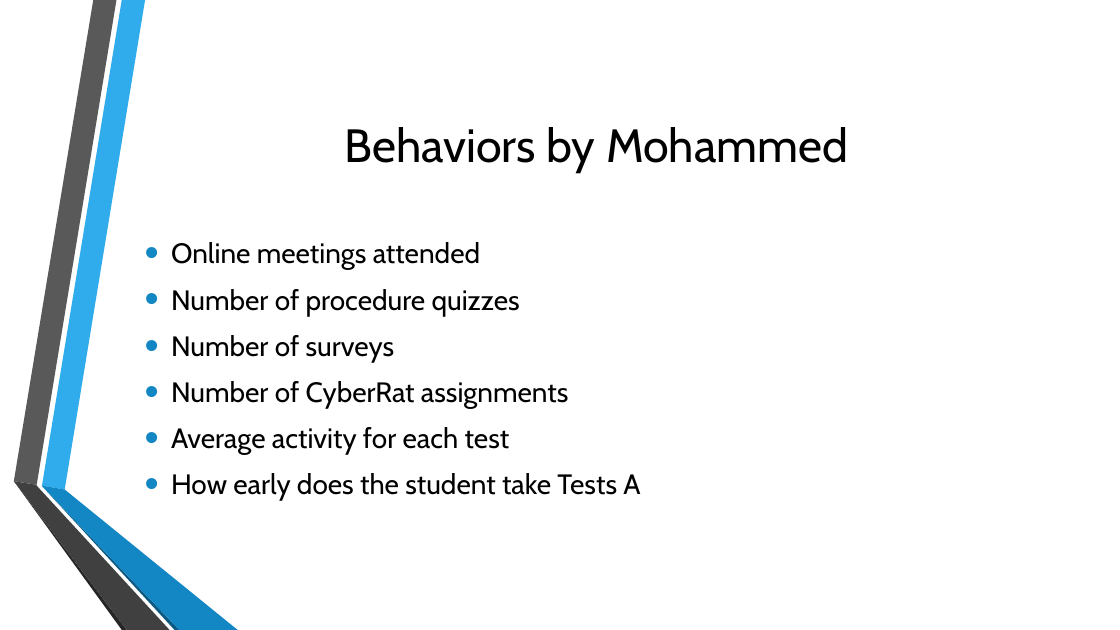
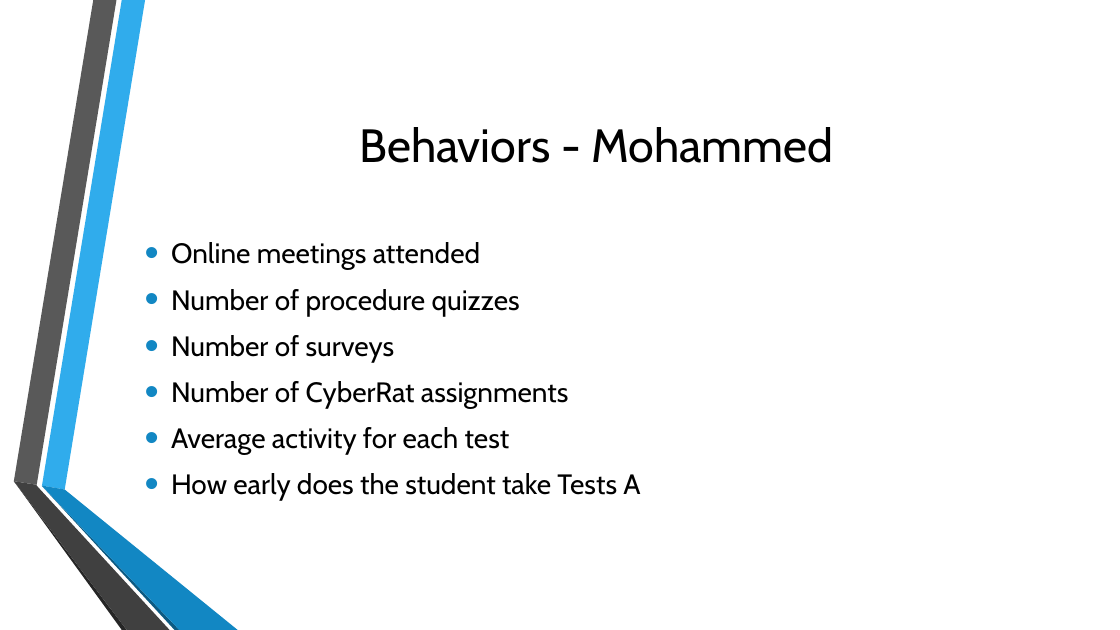
Before and after one commit to shreyasugemuge/Senior-Design-Project, a slide deck: slide 6 of docs/Milestone 3/Milestone_3_Presentation.pptx. Drawn at 1120x630 pixels with LibreOffice and Linux fonts; fonts in the diff are those of the drawing; background and template pictures are left out. Boxes give left, top, right and bottom in pixels: in the first picture for what was removed or moved away, otherwise in the second. Text is boxed around its words. In the diff, an @@ line names an element or a change of style, - is before the commit and + after.

```diff
--- a/docs/Milestone 3/Milestone_3_Presentation.pptx
+++ b/docs/Milestone 3/Milestone_3_Presentation.pptx
@@ title at [359,127,833,163]: text changed @@
-Behaviors by Mohammed
+Behaviors - Mohammed
```
Also in this commit, not shown: 4 other slides changed, 2 slides added, 1 other file.
